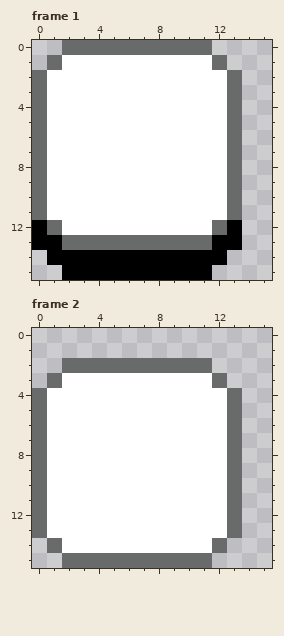
One commit to this pixel-art file: sprites/key_white.ase. Above is the file before it was changed.
16x16 pixels, 2 frames. Shown: frame 1, frame 2.
And afterwards:
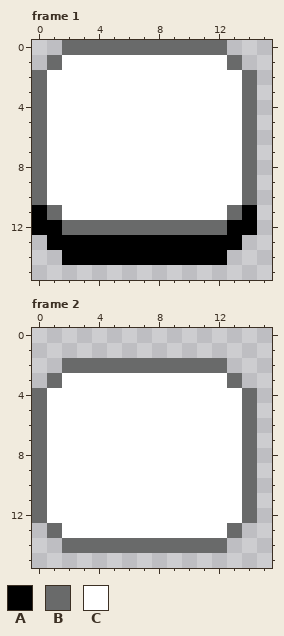
Palette (. is transparent): A #000000  B #696a6a  C #ffffff
Message: sprites: fix padding around keys
From old to new:
Frame 1:
y 0: x 12 . -> B
y 1: x 12..13 B. -> CB
y 2..10: x 13..14 B. -> CB
y 11: x 0..1 BC -> AB; x 14 . -> A
y 12: x 1..11 BCCCCCCCCCC -> ABBBBBBBBBB; x 14 . -> A
y 13: x 0 A -> .; x 2..11 BBBBBBBBBB -> AAAAAAAAAA
y 14: x 1 A -> .
y 15: x 2..11 AAAAAAAAAA -> ..........
Frame 2:
y 2: x 12 . -> B
y 3: x 12..13 B. -> CB
y 4..12: x 13..14 B. -> CB
y 13: x 0..1 BC -> .B
y 14: x 1..11 BCCCCCCCCCC -> .BBBBBBBBBB
y 15: x 2..11 BBBBBBBBBB -> ..........
Where, in picture pixels (left, top, right, bottom), the same in both pictures:
changed: (32, 40, 257, 280)
changed: (32, 358, 257, 568)
